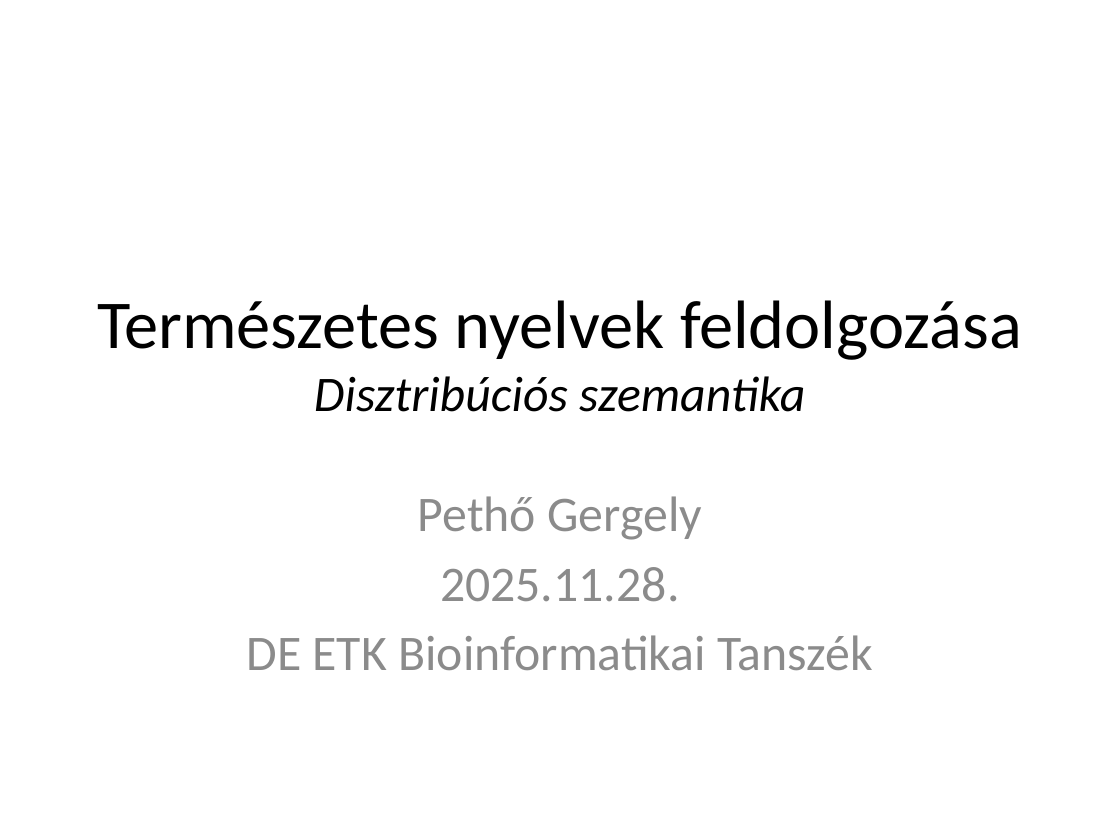
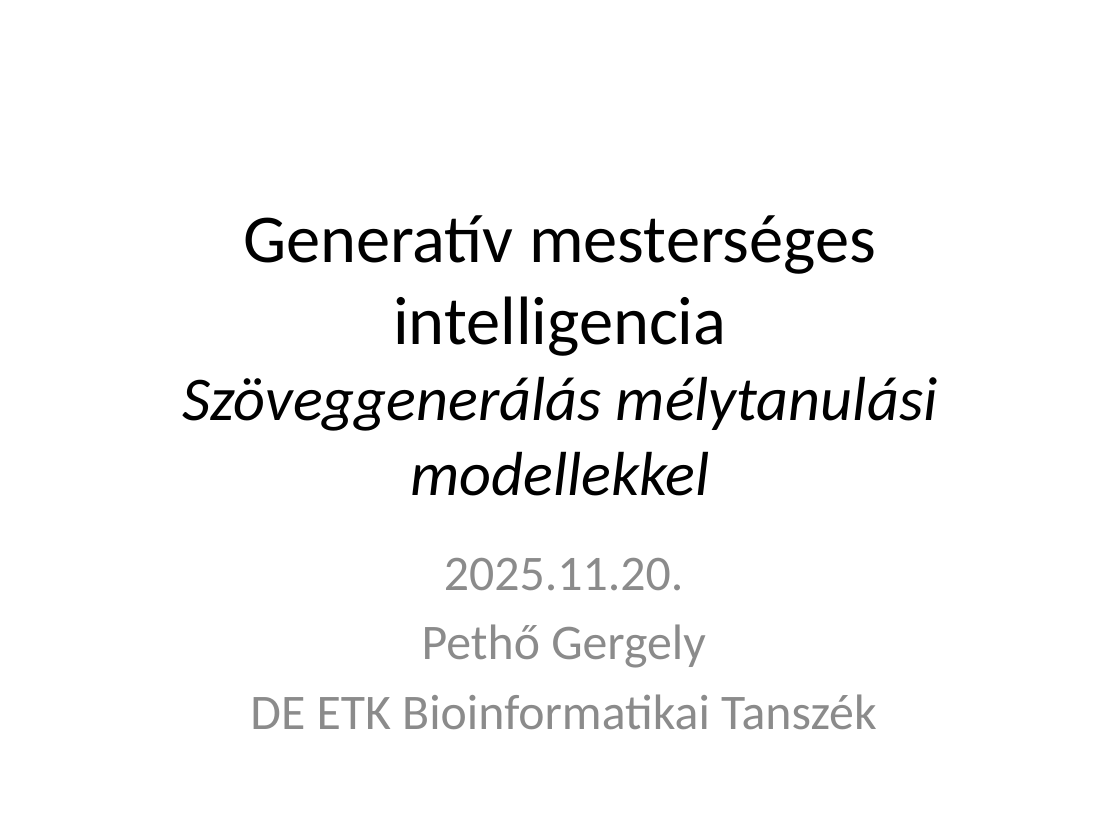
Before and after one commit to Clinical-Bioinformatics-Debrecen/nlp_magyar_2025, a slide deck: slide 1 of 6.pptx. Drawn at 1120x840 pixels with LibreOffice and Linux fonts; fonts in the diff are those of the drawing. Boxes give left, top, right and bottom in pixels: in the first picture for what was removed or moved away, otherwise in the second. Text is boxed around its words. In the diff, an @@ line names an element or a change of style, - is before the commit and + after.

```diff
--- a/6.pptx
+++ b/6.pptx
@@ title at [182,215,938,496]: text changed; size 44 to 40 pt; italic on @@
-Természetes nyelvek feldolgozása
-Disztribúciós szemantika
+Generatív mesterséges intelligencia
+Szöveggenerálás mélytanulási modellekkel
@@ subtitle "2025.11.20.": place and size @@
-subtitle "2025.11.20." at [247,496,872,670]
+subtitle "2025.11.20." at [250,558,876,729]
@@ subtitle at [440,567,680,601]: paragraph removed @@
-2025.11.28.
@@ subtitle at [444,558,684,590]: paragraph added @@
+2025.11.20.
```
Also in this commit, not shown: 11 other slides changed, 17 slides added, 10 slides removed, 1 other file.
